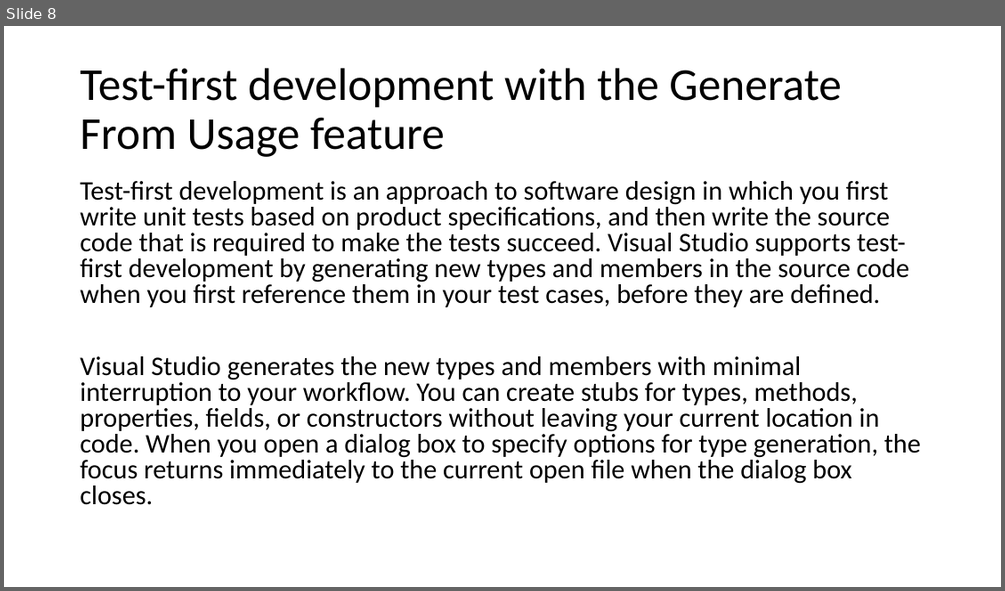
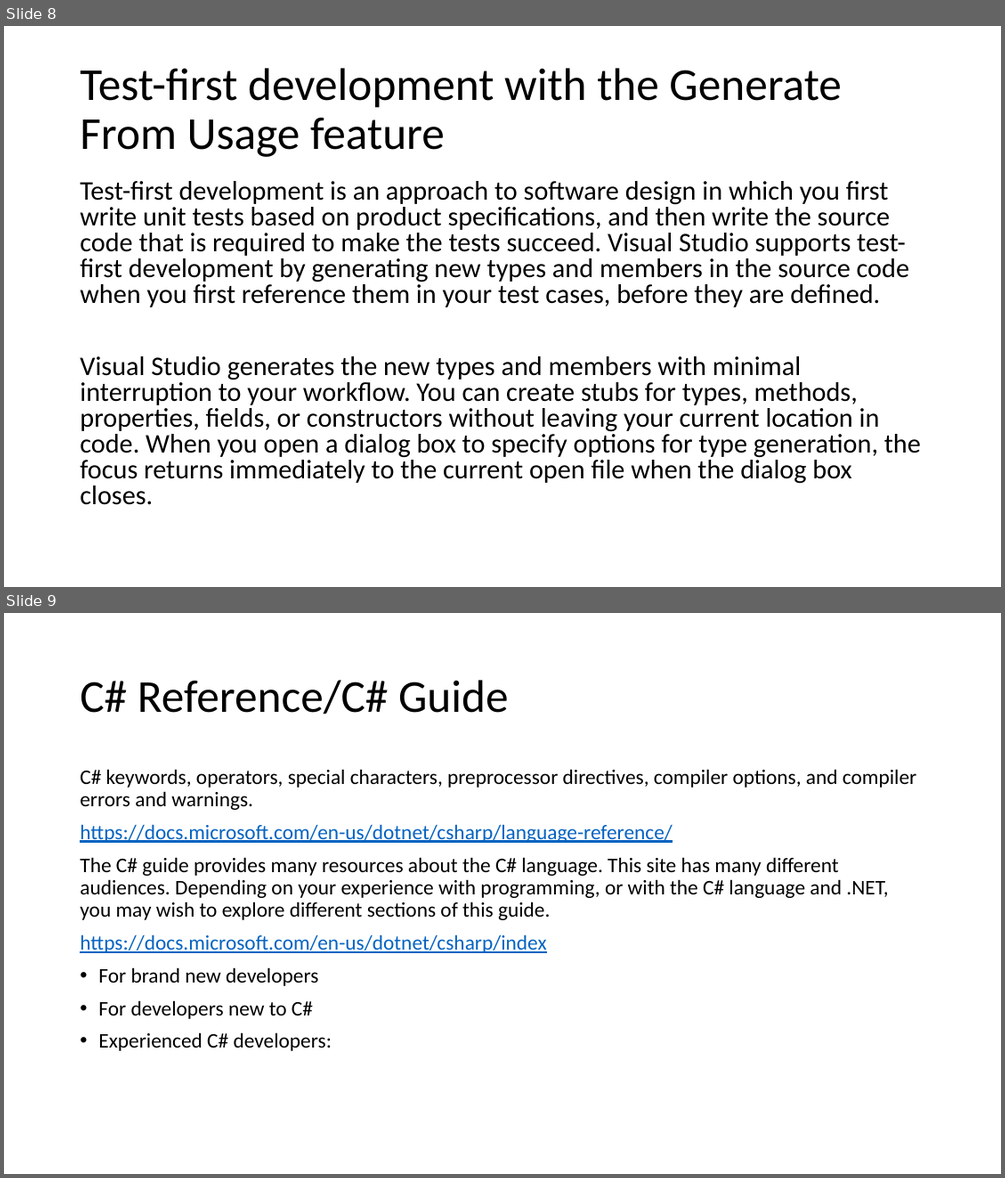
Before and after one commit to karenpayneoregon/VisualStudioEducation, a slide deck: PowerPoint/Working with Visual Studio.pptx. Shown one above the other, each under a label of ours: slide 8 before the commit, slides 8 and 9 after it. The pictures are 1005x591 and 1005x1178 pixels, drawn with LibreOffice and Linux fonts; fonts in the diff are those of the drawing. Boxes give left, top, right and bottom in pixels: in the first picture for what was removed or moved away, otherwise in the second. Text is boxed around its words. In the diff, an @@ line names an element or a change of style, - is before the commit and + after.

```diff
--- a/PowerPoint/Working with Visual Studio.pptx
+++ b/PowerPoint/Working with Visual Studio.pptx
@@ slide 9 added at (4,613,1001,1174), background #FFFFFF @@
@@ title added at (80,680,508,714), 44 pt, text #000000 @@
+C# Reference/C# Guide
@@ text added at (80,769,916,1051), 20 pt, text #000000 @@
+C# keywords, operators, special characters, preprocessor directives, compiler options, and compiler errors and warnings.
+https://docs.microsoft.com/en-us/dotnet/csharp/language-reference/
+The C# guide provides many resources about the C# language. This site has many different audiences. Depending on your experience with programming, or with the C# language and .NET, you may wish to explore different sections of this guide.
+https://docs.microsoft.com/en-us/dotnet/csharp/index
+• For brand new developers
+• For developers new to C#
+• Experienced C# developers:
```
Also in this commit, not shown: 3 other slides added, 2 other files.
